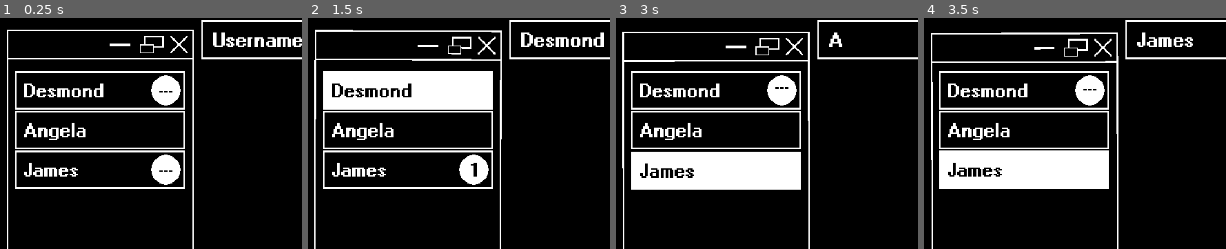
Above: before the commit, frames 1-4 (left to right).
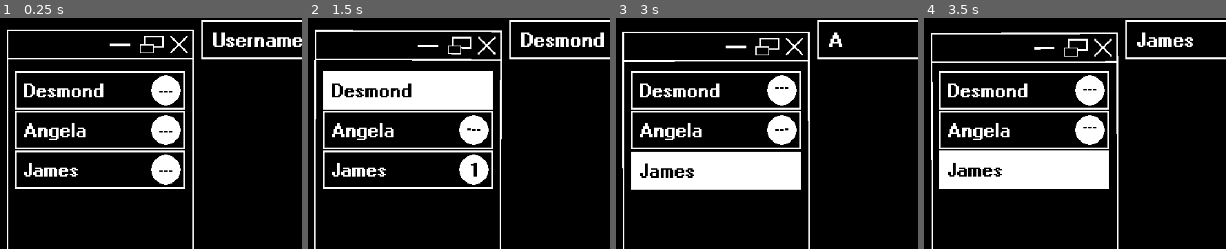
Above: after the commit, the same moments.

Repository: AdamCMunro/social-game
Game: Godot game, scene res://messenger.tscn
Two runs of this game, one before a commit and one after it. Both use one fixed random seed, a clock stepped at 60 frames per second and the inputs below. This scene is started directly instead of the project's main scene.
Inputs (mouse positions are % of the whole screen's width and height, from its top left):
- Up to frame 1 (0.25 s): no input
- Up to frame 2 (1.5 s): tap Enter at 0.5 s; move the mouse to (17, 16) at 0.52 s; click (17, 16) at 0.67 s; move the mouse to (66, 89) at 1.27 s; click (66, 89) at 1.42 s
- Up to frame 3 (3 s): move the mouse to (17, 24) at 2.02 s; click (17, 24) at 2.17 s; move the mouse to (17, 33) at 2.77 s; click (17, 33) at 2.92 s
- Up to frame 4 (3.5 s): no input
The pictures show only the part of the screen within x 0-50%, y 0-50%; the shares and areas given below are measured in that part.

The runs differ from the first frame. In frame 1, 1.0% of the frame differs, in the area x 50-60%, y 41-55%; in frame 2, 1.0%; in frame 3, 1.0%; in frame 4, 1.0%.
Error in both runs: Invalid access of index '-1' on a base object of type: 'Array'. (res://messenger.gd:266)

Commit message:
fixed message recovery positioning

Diff:
--- /dev/null
+++ b/social-game/chat_logs/angela.json
@@ -0,0 +1,17 @@
+[{"seed":[""],
+"body":"Hi",
+"options":[]},
+{"seed":[""],
+"body":"Can you help me?",
+"options":[]},
+{"seed":[""],
+"body":"I'm looking for my mom",
+"options":[]},
+{"seed":[""],
+"body":"She was supposed to be here",
+"options":[{"option":"Been there",
+			"full":"Mondays, ammirite?"},
+			{"option":"You okay?",
+			"full":"Are you okay?"},
+			{"option":"Your mom?",
+			"full":"Where did you see your mom last?"}]}]
--- a/social-game/messenger.gd
+++ b/social-game/messenger.gd
@@ -10,6 +10,8 @@
 
 @onready var player_message_scene = preload("res://player_message.tscn")
 @onready var message_scene = preload("res://message.tscn")
+
+var line_height = 24
 
 var option_position = []
 
@@ -255,10 +257,8 @@
 				repeat = false
 		new_message.get_node("TextContainer/Message").text = m.body
 		$Messages/Container.add_child(new_message)
-		await get_tree().process_frame
-		await get_tree().process_frame
-		await get_tree().process_frame
-		height += new_message.size.y + 3
+		var lines = _get_lines(m.body)
+		height += (lines * line_height) + 31
 		prev_message = new_message
 		next_message_index += 1
 
@@ -268,6 +268,16 @@
 
 	return next_message_index
 
+func _get_lines(string):
+	var total = 0
+	var remaining = string.length()
+
+	while remaining > 0:
+		total += 1
+		remaining -= 45
+
+	return total
+
 func _transition_recipient(new_text):
 	var tween = create_tween()
 
